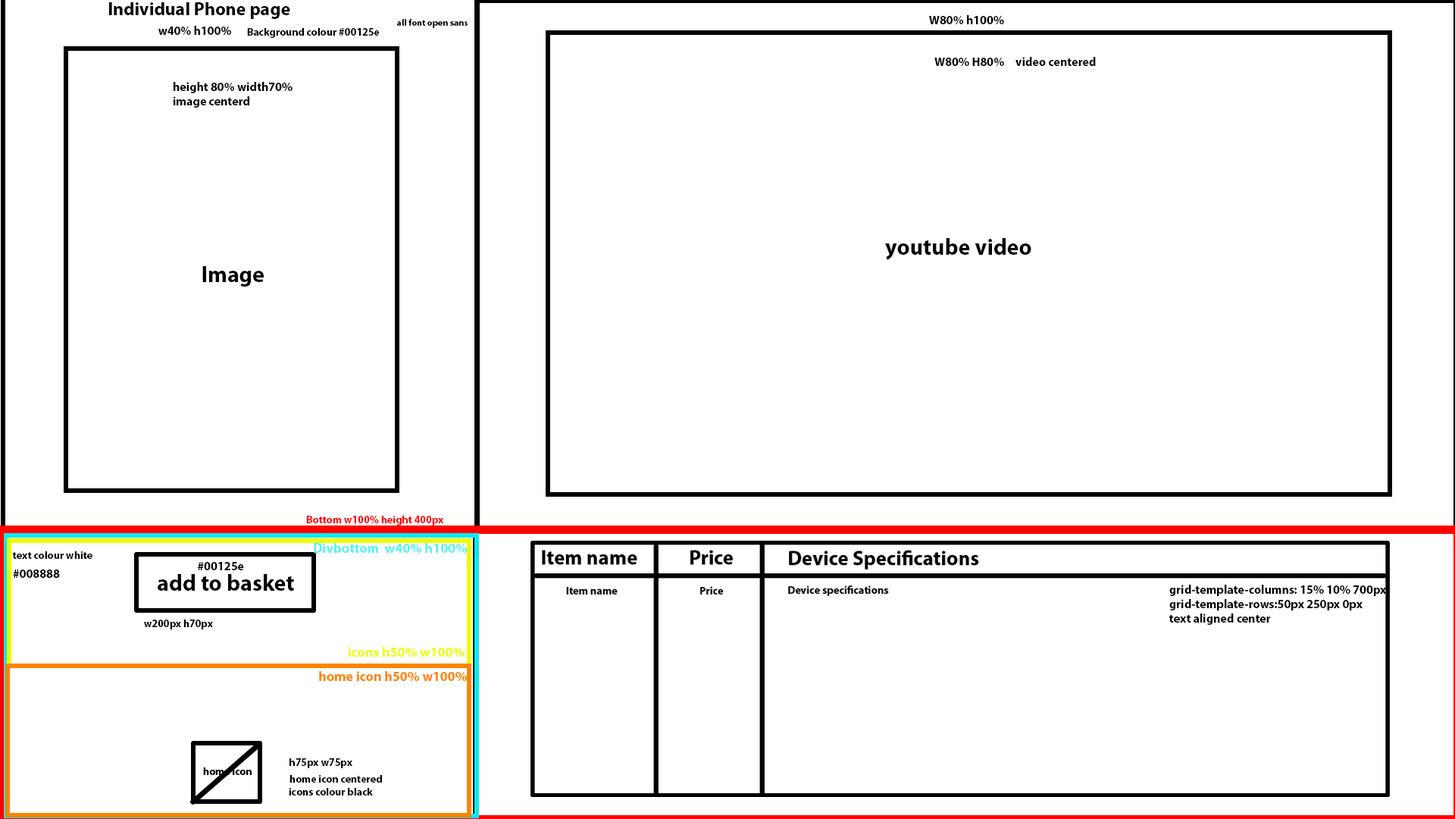
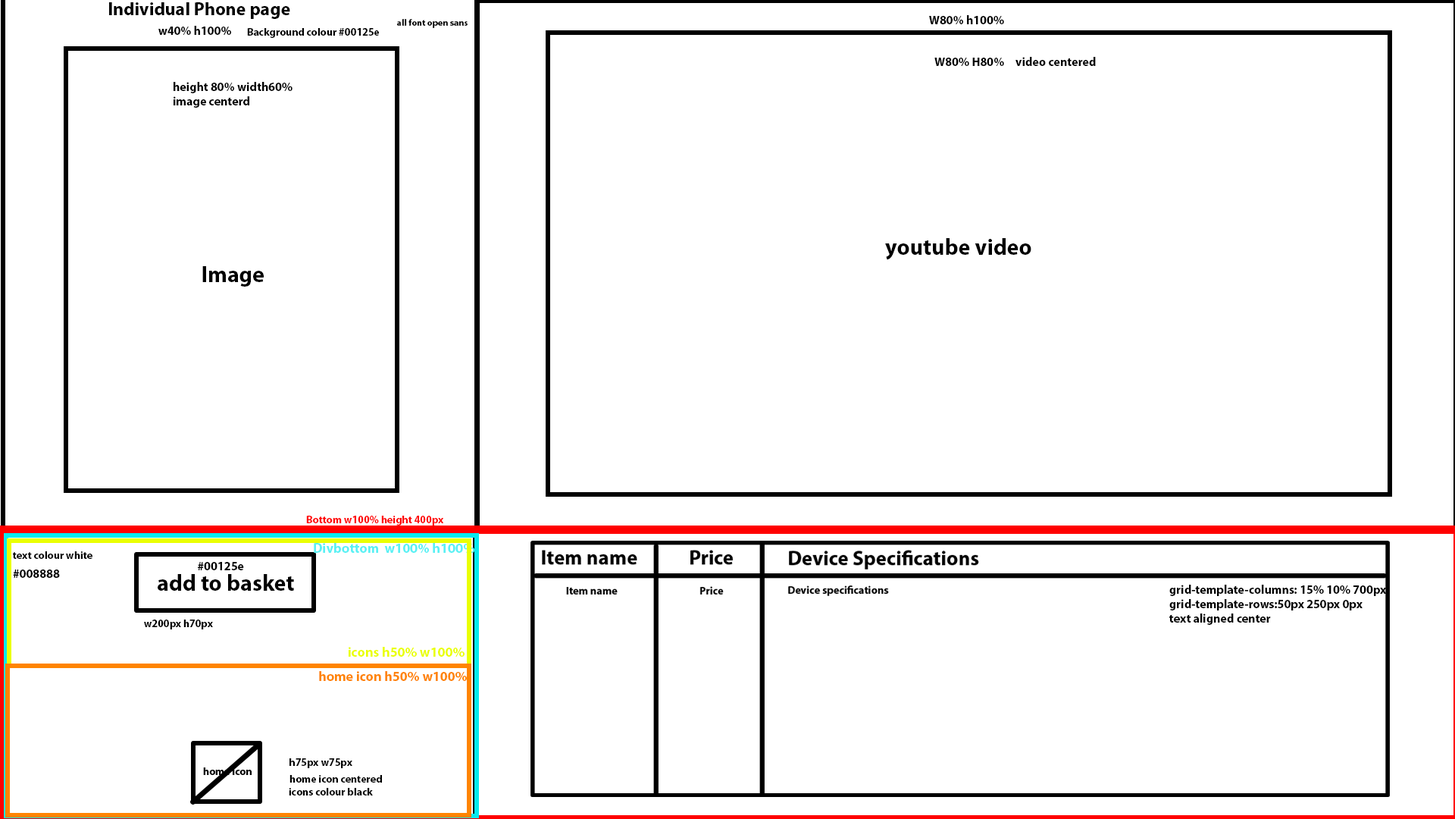
Layer changes from the first 1455px x 819px image to the second:
renamed "Divbottom w40% h100%" to "Divbottom w100% h100%", painted on it over [394, 542, 475, 554]
renamed "height 80% width70% image centerd" to "height 80% width60% image centerd", painted on it over [268, 82, 276, 91]
